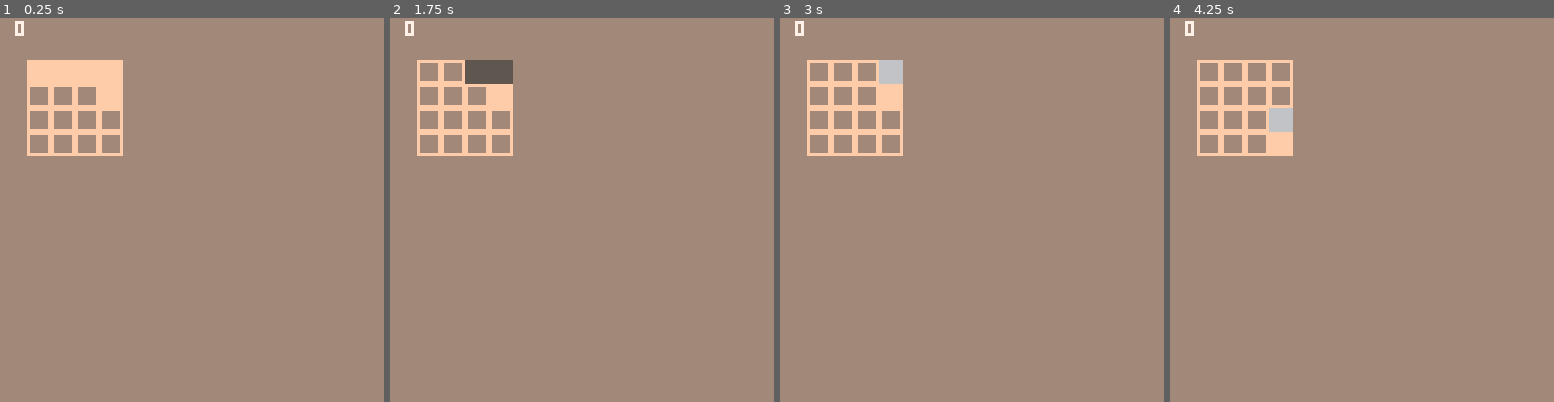
Above: before the commit, frames 1-4 (left to right).
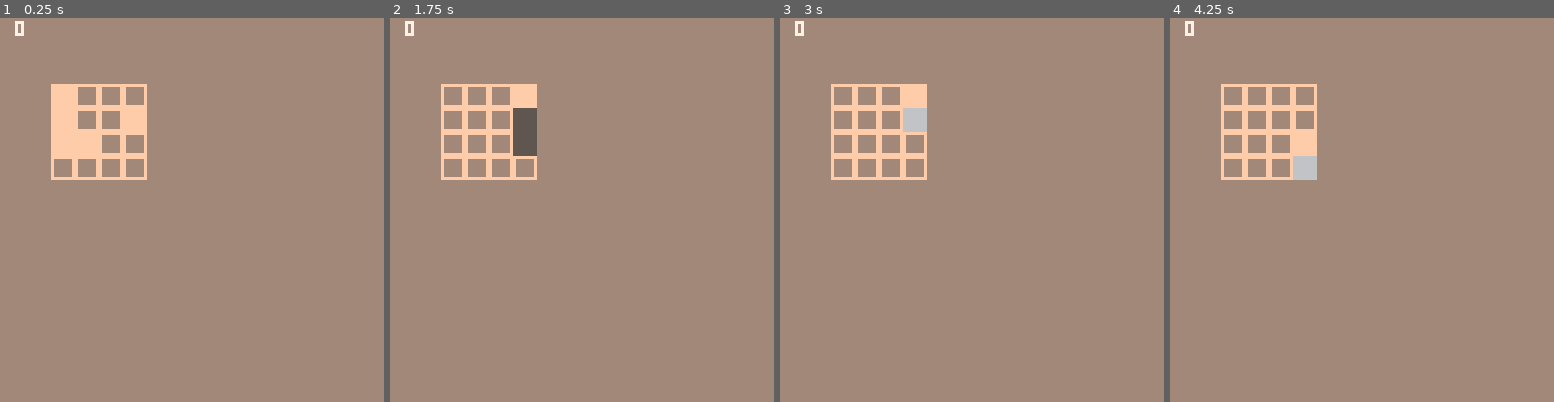
Above: after the commit, the same moments.

Repository: ironchestgames/pico-8-carts
Game: PICO-8 cartridge 2048.p8
Same seed, same stepped clock (60 frames per second), same inputs: the game is played once before the commit and once after it.
Inputs:
- Up to frame 1 (0.25 s): no input
- Up to frame 2 (1.75 s): hold Right from 1.6 s (still down)
- Up to frame 3 (3 s): release Right at 2.1 s; hold Up 2.15-2.42 s; hold Right from 2.47 s (still down)
- Up to frame 4 (4.25 s): release Right at 3.03 s; hold Left 3.08-3.58 s; hold Down 3.63-3.97 s; hold Right from 4.02 s (still down)

The runs differ from the first frame. In frame 1, 4.6% of the frame differs, in the area x 7-39%, y 10-43%; in frame 2, 3.7%; in frame 3, 3.3%; in frame 4, 3.4%.

Commit message:
2048 - better logic

Diff:
--- a/2048.p8
+++ b/2048.p8
@@ -18,10 +18,11 @@
  score=0
 
  grid={}
- for _y=0,3 do
+
+ for _y=1,4 do
   grid[_y]={}
-  for _x=0,3 do
-   grid[_y][_x]=0
+  for _x=1,4 do
+   grid[_y][_x]={v=0}
   end
  end
 
@@ -36,79 +37,117 @@
  --  end
  -- end
 
- grid[0][0]=2
- grid[0][1]=2
- grid[0][2]=2
- grid[0][3]=2
- grid[1][3]=2
-
-end
+ grid[1][1].v=2
+ grid[3][2].v=2
+ grid[2][4].v=2
+ grid[2][1].v=2
+ grid[3][1].v=2
+
+end
+
+function reverserow(_row)
+ _row[1],_row[2],_row[3],_row[4]=_row[4],_row[3],_row[2],_row[1]
+ return _row
+end
+
+function collapse(_row)
+ local _newrow={}
+ for _i=1,#_row,1 do
+  if _row[_i].v > 0 then
+   add(_newrow,_row[_i])
+  end
+ end
+ return _newrow
+end
+
+function mergeneighbors(_row)
+ for _i=1,#_row-1,1 do
+  if _row[_i].v == _row[_i+1].v then
+   _row[_i].v+=_row[_i+1].v
+   _row[_i+1].v=0
+  end
+ end
+end
+
+function extendwith0(_row)
+ while #_row <= 4 do
+  add(_row,{v=0})
+ end
+ return _row
+end
+
+function dorow(_row)
+ local _newrow=collapse(_row)
+ mergeneighbors(_newrow)
+ _newrow=collapse(_newrow)
+ _row=extendwith0(_newrow)
+ return _newrow
+end
+
+local ts=0
 
 function rungrid(_dx,_dy)
+ ts=t()
 
  if _dx == -1 then
-  for _y=0,3,1 do
-   for _x=0,2,1 do
-    for _x2=_x+1,3,1 do
-     if grid[_y][_x] == 0 then
-      grid[_y][_x]=grid[_y][_x2]
-      grid[_y][_x2]=0
-     elseif grid[_y][_x] == grid[_y][_x2] then
-      grid[_y][_x]*=2
-      grid[_y][_x2]=0
-     end
-    end
-   end
+  for _y=1,4 do
+   grid[_y]=dorow(grid[_y])
   end
 
  elseif _dx == 1 then
-  for _y=0,3,1 do
-   for _x=3,1,-1 do
-    for _x2=_x-1,0,-1 do
-     if grid[_y][_x] == 0 then
-      grid[_y][_x]=grid[_y][_x2]
-      grid[_y][_x2]=0
-      elseif grid[_y][_x] == grid[_y][_x2] then
-      grid[_y][_x]*=2
-      grid[_y][_x2]=0
-     end
-    end
-   end
+  for _y=1,4 do
+   local _row=reverserow(grid[_y])
+   grid[_y]=reverserow(dorow(_row))
   end
 
  elseif _dy == -1 then
-  for _y=0,2,1 do
-   for _x=0,3,1 do
-    for _y2=_y+1,3,1 do
-     if grid[_y][_x] == 0 then
-      grid[_y][_x]=grid[_y2][_x]
-      grid[_y2][_x]=0
-     elseif grid[_y][_x] == grid[_y2][_x] then
-      grid[_y][_x]*=2
-      grid[_y2][_x]=0
-     end
-    end
+  for _y=1,4 do
+   local _row={}
+   for _x=1,4 do
+    _row[_x]=grid[_x][_y]
+   end
+   _row=dorow(_row)
+   for _x=1,4 do
+    grid[_x][_y]=_row[_x]
    end
   end
 
  elseif _dy == 1 then
-  for _y=3,1,-1 do
-   for _x=0,3,1 do
-    for _y2=_y-1,0,-1 do
-     if grid[_y][_x] == 0 then
-      grid[_y][_x]=grid[_y2][_x]
-      grid[_y2][_x]=0
-      elseif grid[_y][_x] == grid[_y2][_x] then
-      grid[_y][_x]*=2
-      grid[_y2][_x]=0
-     end
-    end
-   end
-  end
- end
+  for _y=1,4 do
+   local _row={}
+   for _x=1,4 do
+    _row[_x]=grid[_x][_y]
+   end
+   _row=reverserow(dorow(reverserow(_row)))
+   for _x=1,4 do
+    grid[_x][_y]=_row[_x]
+   end
+  end
+ end
+
+
+
+ -- add new
+
+
 end
 
 function _update()
+ tiles={}
+
+ for _y=1,4 do
+  for _x=1,4 do
+   local _id=_y*10+_x
+   grid[_y][_x].id=_id
+   add(tiles,{
+    x=_x,
+    y=_y,
+    id=_id,
+    v=grid[_y][_x].v,
+   })
+  end
+ end
+
  if btnp(0) then
   rungrid(-1,0)
  elseif btnp(1) then
@@ -131,21 +170,25 @@
  cls(0)
 
  local _offx,_offy=9,14
- for _y=0,3 do
-  for _x=0,3 do
-   local _v=grid[_y][_x]
-   local _f=rect
-   if _v != 0 then
-    _f=rectfill
-   end
-
-   _f(
-    _offx+_x*8,
-    _offy+_y*8,
-    _offx+_x*8+7,
-    _offy+_y*8+7,
-    colors[_v])
-  end
+ local _dt=min(t()-ts,2)
+
+ for _tile in all(tiles) do
+  local _v=_tile.v
+  local _x=_tile.x
+  local _y=_tile.y
+
+  local _f=rect
+  if _v != 0 then
+   _f=rectfill
+  end
+
+  _f(
+   _offx+_x*8,
+   _offy+_y*8,
+   _offx+_x*8+7,
+   _offy+_y*8+7,
+   colors[_v])
+
  end
 
  print(score,5,1,7)
